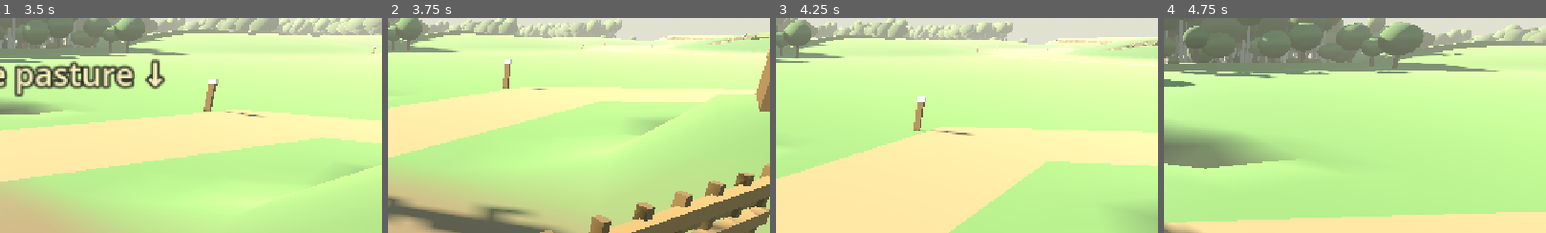
Above: before the commit, frames 1-4 (left to right).
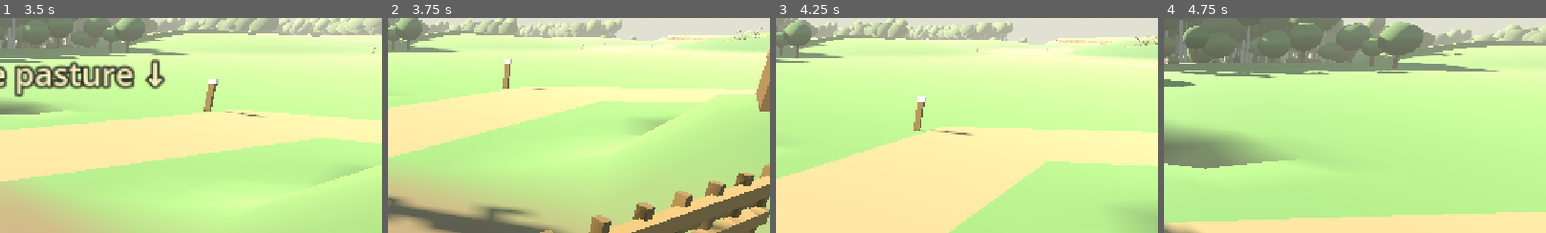
Above: after the commit, the same moments.

Repository: fortins4/devPlayground
Game: Godot game, scene res://scenes/prologue/opening_cattle_drive.tscn
The game is run twice, just before and just after one commit, with the same random seed, the same clock (stepped at 60 frames per second) and the same inputs. This scene is started directly instead of the project's main scene.
Inputs (mouse positions are % of the whole screen's width and height, from its top left):
- Up to frame 1 (3.5 s): tap Enter at 0.5 s; move the mouse to (55, 50) at 0.52 s; hold Right mouse button (attack_heavy) 0.53-1.28 s; hold W (move_forward) from 0.53 s (still down); click (55, 50) at 0.67 s; tap Space (jump) at 0.77, 1.52, 2.75, 3.02 s; move the mouse to (45, 50) at 1.27 s; click (45, 50) at 1.35 s; move the mouse to (52, 48) at 2.02 s; hold H (band_toggle) 2.03-2.78 s; move the mouse to (49, 52) at 2.77 s; tap Ctrl (crouch) at 2.85 s; click (49, 52) at 2.92 s
- Up to frame 2 (3.75 s): keep holding W (move_forward); move the mouse to (57, 51) at 3.52 s; hold Q (cycle_weapon) from 3.53 s (still down)
- Up to frame 3 (4.25 s): keep holding W (move_forward); keep holding Q (cycle_weapon); tap Space (jump) at 3.77 s
- Up to frame 4 (4.75 s): keep holding W (move_forward); move the mouse to (42, 49) at 4.27 s; release Q (cycle_weapon) at 4.28 s; tap E (interact) at 4.35 s; tap Space (jump) at 4.52 s
The pictures show only the part of the screen within x 50-100%, y 24-74%; the shares and areas given below are measured in that part.

Frame 1 is identical in both runs. In frame 2, 0.3% of the frame differs, in the area x 84-100%, y 3-13%; in frame 3, 0.2%; in frame 4, nothing differs.

Commit message:
Opening H7: bogs become small fen hollows; walkable tóchar across the far one
- The two west decorative bog patches shrink to small wet hollows (r 5.6 → 3.0 and 7.2 → 4.4,
  fewer tussocks/rushes); the back-paddock patch keeps its outline, dip, stuck test and the
  bogged-cow beat but reads as fen: sedge-green and wet-mud paint, sedge tussocks, reed stands
  round the wet margin (clear of the cow's spot and her walk out north) and low sallow scrub
  just outside. Bog cotton (raised-bog plant) removed.
- Tóchar: a 14 m plank trackway east–west across the far hollow (x -62..-48, z 160): crosswise
  split planks on two log runners, side pegs, riding just above the pool line and easing onto
  firm ground at each end; one tilted box collider per 0.5 m station so Cian can walk it. The
  woodland keeps the trackway's line through the trees open toward the farm.

Diff:
--- a/scripts/prologue/opening_farm_greybox.gd
+++ b/scripts/prologue/opening_farm_greybox.gd
@@ -40,10 +40,10 @@
 const C_SPRING_WATER := Color(0.35, 0.48, 0.52)  # clear farm spring (cooler than bog)
 const C_REED := Color(0.5, 0.52, 0.28)
 ## Natural bog (back paddock): moss / peat ground paint, standing water, tussocks + rushes.
-const C_BOG_MOSS := Color(0.31, 0.37, 0.16)
-const C_BOG_PEAT := Color(0.23, 0.2, 0.13)
-const C_BOG_POOL := Color(0.05, 0.06, 0.05)
-const C_TUSSOCK := [Color(0.42, 0.45, 0.21), Color(0.33, 0.4, 0.17), Color(0.55, 0.5, 0.3)]
+const C_BOG_MOSS := Color(0.34, 0.41, 0.18)  # H7: fen sedge (was peat-bog moss)
+const C_BOG_PEAT := Color(0.27, 0.25, 0.15)  # wet fen mud
+const C_BOG_POOL := Color(0.07, 0.085, 0.06)
+const C_TUSSOCK := [Color(0.38, 0.46, 0.2), Color(0.31, 0.41, 0.17), Color(0.48, 0.47, 0.26)]  # sedge tussocks
 const C_RUSH := [Color(0.34, 0.44, 0.19), Color(0.48, 0.5, 0.26)]
 const C_DITCH := Color(0.17, 0.2, 0.14)
 const C_BANK := Color(0.3, 0.38, 0.22)
@@ -726,6 +726,7 @@
 	# Decorative west-of-lane bog patches: same organic treatment (shallower dip, no stuck logic).
 	for p in Terrain.deco_bogs():
 		_build_deco_bog_patch(p)
+	_build_tochar()
 
 
 func _build_bog_water() -> void:
@@ -817,13 +818,34 @@
 				var xf := Transform3D(tilt.scaled(Vector3(0.035, h, 0.035)), base + tilt * Vector3(0, h * 0.5, 0))
 				_st_append(tools, C_RUSH[rng.randi() % C_RUSH.size()], blade, xf)
 			placed_r += 1
-	# Bog cotton: small white heads on the drier hummocks.
-	for i in 26:
+	# H7 fen: reed stands (tall, plumed) round the wet margin instead of bog cotton, kept off the
+	# bogged cow's spot and her walk out north to firm ground; low sallow scrub just outside.
+	var reeds := 0
+	for i in 400:
+		if reeds >= 16:
+			break
 		var p := Vector3(Terrain.BOG_CX + rng.randf_range(-ext, ext), 0.0, Terrain.BOG_CZ + rng.randf_range(-ext, ext))
-		if Terrain.bog_mask(p.x, p.z) < 0.5 or _ground_y(p) < Terrain.BOG_WATER_Y + 0.06:
+		var e := Terrain.bog_edge(p.x, p.z)
+		if e < 0.3 or e > 3.0 or _ground_y(p) < Terrain.BOG_WATER_Y + 0.04:
 			continue
-		var xf := Transform3D(Basis().scaled(Vector3.ONE * 0.075), Vector3(p.x, _ground_y(p) + rng.randf_range(0.25, 0.45), p.z))
-		_st_append(tools, C_STAKE_TOP, sphere, xf)
+		if absf(p.x - Terrain.BOG_CX) < 5.0 and p.z < Terrain.BOG_CZ + 2.0:
+			continue  # cow spawn → firm ground → back gap stays open
+		_reed_stand(tools, blade, sphere, _on_ground(p), rng, 1.3, 1.9)
+		reeds += 1
+	var sallow := 0
+	for i in 400:
+		if sallow >= 7:
+			break
+		var p := Vector3(Terrain.BOG_CX + rng.randf_range(-ext, ext), 0.0, Terrain.BOG_CZ + rng.randf_range(-ext, ext))
+		var e := Terrain.bog_edge(p.x, p.z)
+		if e > -0.6 or e < -2.6:
+			continue
+		if absf(p.x - Terrain.BOG_CX) < 6.0 and p.z < Terrain.BOG_CZ:
+			continue
+		var r := rng.randf_range(0.7, 1.1)
+		var g := _on_ground(p)
+		_st_append(tools, Color(0.33, 0.4, 0.26).darkened(rng.randf_range(0.0, 0.1)), sphere, Transform3D(Basis.from_scale(Vector3(r * 1.2, r * 0.9, r)), g + Vector3(0, r * 0.75, 0)))
+		sallow += 1
 	for key in tools:
 		var st: SurfaceTool = tools[key][0]
 		st.generate_normals()
@@ -833,6 +855,101 @@
 		mi.material_override = _mat(tools[key][1])
 		_gen.add_child(mi)
 	print("OPENING_BOG_NATURAL tussocks=%d rush_clumps=%d" % [placed_t, placed_r])
+
+
+## Reed stand (common reed): a tight clump of tall blades with brown plumes.
+func _reed_stand(tools: Dictionary, blade: Mesh, sphere: Mesh, g: Vector3, rng: RandomNumberGenerator, h0: float, h1: float) -> void:
+	var n := rng.randi_range(7, 12)
+	for b in n:
+		var h := rng.randf_range(h0, h1)
+		var off := Vector3(rng.randf_range(-0.3, 0.3), 0.0, rng.randf_range(-0.3, 0.3))
+		var tilt := Basis.from_euler(Vector3(rng.randf_range(-0.12, 0.12), rng.randf() * TAU, rng.randf_range(-0.12, 0.12)))
+		var base := g + off + Vector3(0, -0.05, 0)
+		_st_append(tools, Color(0.5, 0.52, 0.3).darkened(rng.randf_range(0.0, 0.15)), blade, Transform3D(tilt * Basis.from_scale(Vector3(0.025, h, 0.025)), base + tilt * Vector3(0, h * 0.5, 0)))
+		if rng.randf() < 0.6:
+			_st_append(tools, Color(0.45, 0.33, 0.24), sphere, Transform3D(tilt * Basis.from_scale(Vector3(0.05, 0.14, 0.05)), base + tilt * Vector3(0, h + 0.06, 0)))
+
+
+## H7 — tóchar: a plank trackway across the farther fen hollow (west of Bend8), east → west.
+## Split-oak planks laid crosswise on two log runners, pegged at the sides, riding just above the
+## pool line and easing down onto firm ground at each end. Walkable: one tilted box collider per
+## 0.5 m station (planks are visual). A trodden gap through the wood links it toward the farm.
+const TOCHAR_Z := 160.0
+const TOCHAR_X0 := -62.0
+const TOCHAR_X1 := -48.0
+const TOCHAR_W := 1.7
+const C_PLANK := Color(0.4, 0.3, 0.19)
+
+func _tochar_patch() -> Dictionary:
+	for p in Terrain.deco_bogs():
+		if absf(float(p["cx"]) + 55.0) < 0.1:
+			return p
+	return {}
+
+
+func _tochar_top(x: float) -> float:
+	## Deck top at x: above the ground and the pool surface, easing to ground level at the ends.
+	var p := _tochar_patch()
+	var g := _ground_y(Vector3(x, 0, TOCHAR_Z))
+	var top := g + 0.16
+	if not p.is_empty():
+		var dep := Terrain.deco_bog_depth_one(p, x, TOCHAR_Z)
+		var water := g + dep - float(p["water_rel"])
+		top = maxf(g, water) + 0.16
+	var to_end := minf(x - TOCHAR_X0, TOCHAR_X1 - x)
+	if to_end < 1.5:
+		top = lerpf(g + 0.02, top, clampf(to_end / 1.5, 0.0, 1.0))
+	return top
+
+
+func _build_tochar() -> void:
+	var root := Node3D.new()
+	root.name = "Tochar"
+	_gen.add_child(root)
+	var step := 0.5
+	var n := int(round((TOCHAR_X1 - TOCHAR_X0) / step))
+	# Smoothed deck heights at stations.
+	var tops: Array[float] = []
+	for i in n + 1:
+		tops.append(_tochar_top(TOCHAR_X0 + float(i) * step))
+	for pass_i in 2:
+		var sm := tops.duplicate()
+		for i in range(1, n):
+			sm[i] = maxf(tops[i], (tops[i - 1] + tops[i] * 2.0 + tops[i + 1]) * 0.25)
+		tops = sm
+	var rng := RandomNumberGenerator.new()
+	rng.seed = 3313
+	for i in n:
+		var xa := TOCHAR_X0 + float(i) * step
+		var xb := xa + step
+		var ya: float = tops[i]
+		var yb: float = tops[i + 1]
+		var mid := Vector3((xa + xb) * 0.5, (ya + yb) * 0.5, TOCHAR_Z)
+		var pitch := atan2(yb - ya, step)
+		var len3 := sqrt(step * step + (yb - ya) * (yb - ya))
+		var body := StaticBody3D.new()
+		body.collision_layer = 1
+		body.collision_mask = 0
+		body.position = mid
+		body.rotation.z = pitch
+		root.add_child(body)
+		var cs := CollisionShape3D.new()
+		var bs := BoxShape3D.new()
+		bs.size = Vector3(len3 + 0.02, 0.1, TOCHAR_W)
+		cs.shape = bs
+		cs.position = Vector3(0, -0.05, 0)
+		body.add_child(cs)
+		# Two crosswise planks per station on the runners.
+		for k in 2:
+			var lx := (float(k) - 0.5) * step * 0.5
+			var pl := _mesh_box(body, Vector3(lx, -0.03, rng.randf_range(-0.06, 0.06)), Vector3(0.22, 0.06, TOCHAR_W + rng.randf_range(-0.15, 0.1)), C_PLANK.darkened(rng.randf_range(0.0, 0.18)))
+			pl.rotation.y = rng.randf_range(-0.05, 0.05)
+		for side in [-1.0, 1.0]:
+			_mesh_box(body, Vector3(0, -0.11, side * (TOCHAR_W * 0.5 - 0.25)), Vector3(len3 + 0.04, 0.1, 0.14), C_TRUNK.darkened(0.2))
+		if i % 3 == 0:
+			for side in [-1.0, 1.0]:
+				_mesh_cyl(root, Vector3(mid.x, mid.y - 0.02, TOCHAR_Z + side * (TOCHAR_W * 0.5 + 0.06)), 0.035, 0.045, 0.34, C_TRUNK.darkened(0.1))
+	print("OPENING_TOCHAR x=%.1f..%.1f z=%.1f stations=%d" % [TOCHAR_X0, TOCHAR_X1, TOCHAR_Z, n])
 
 
 func _st_append(tools: Dictionary, col: Color, mesh: Mesh, xf: Transform3D) -> void:
@@ -919,8 +1036,8 @@
 	var cx := float(p["cx"])
 	var cz := float(p["cz"])
 	var water_rel := float(p["water_rel"])
-	var want_t := 18
-	var want_r := 10
+	var want_t := 10
+	var want_r := 6
 	var placed_t := 0
 	var placed_r := 0
 	var tries := 0
@@ -929,6 +1046,8 @@
 		var pos := Vector3(cx + rng.randf_range(-ext, ext), 0.0, cz + rng.randf_range(-ext, ext))
 		var msk := Terrain.deco_bog_mask_one(p, pos.x, pos.z)
 		if msk < 0.08:
+			continue
+		if p.has("tochar_z") and absf(pos.z - float(p["tochar_z"])) < 1.4:
 			continue
 		var gy := _ground_y(pos)
 		var depth := Terrain.deco_bog_depth_one(p, pos.x, pos.z)
@@ -956,16 +1075,16 @@
 				var xf := Transform3D(tilt.scaled(Vector3(0.03, hh, 0.03)), base + tilt * Vector3(0, hh * 0.5, 0))
 				_st_append(tools, C_RUSH[rng.randi() % C_RUSH.size()], blade, xf)
 			placed_r += 1
-	# Bog cotton on the drier hummocks.
-	for i in 8:
+	# H7: a few reed stands at the hollow's wet edge (no bog cotton — fen, not raised bog).
+	for i in 10:
 		var pos := Vector3(cx + rng.randf_range(-ext, ext), 0.0, cz + rng.randf_range(-ext, ext))
-		if Terrain.deco_bog_mask_one(p, pos.x, pos.z) < 0.45:
+		if Terrain.deco_bog_mask_one(p, pos.x, pos.z) < 0.35:
 			continue
 		if Terrain.deco_bog_depth_one(p, pos.x, pos.z) > water_rel - 0.04:
 			continue
-		var xf := Transform3D(Basis().scaled(Vector3.ONE * 0.07),
-			Vector3(pos.x, _ground_y(pos) + rng.randf_range(0.2, 0.4), pos.z))
-		_st_append(tools, C_STAKE_TOP, sphere, xf)
+		if p.has("tochar_z") and absf(pos.z - float(p["tochar_z"])) < 1.6:
+			continue  # keep the trackway clear
+		_reed_stand(tools, blade, sphere, _on_ground(pos), rng, 1.1, 1.6)
 	for key in tools:
 		var st: SurfaceTool = tools[key][0]
 		st.generate_normals()
@@ -1130,6 +1249,8 @@
 				continue
 			if p.distance_to(Vector3(-78, 0, 42)) < 24.0:
 				continue  # neighbours' ráth keeps its cleared ground
+			if absf(p.z - 160.0) < 3.5 and p.x > -70.0 and p.x < -30.0:
+				continue  # H7: the tóchar's line through the wood stays open
 			var near_wet := false
 			for w in wet:
 				var dw := Vector2(p.x, p.z).distance_to(w)
--- a/scripts/prologue/opening_terrain.gd
+++ b/scripts/prologue/opening_terrain.gd
@@ -72,15 +72,15 @@
 ## Keys: cx, cz, r, extent, blend, feather, dip, hummock, ease, seed, phase, water_rel (pool
 ## surface this far below the undipped ground — only hollows deeper than it flood).
 const DECO_BOGS: Array = [
-	{  # nearer patch, west of Bend5 (was 14×10 square at (-10, 100))
-		"cx": -14.0, "cz": 102.0, "r": 5.6, "extent": 9.0,
-		"blend": 1.6, "feather": 0.5, "dip": 0.30, "hummock": 0.14, "ease": 2.5,
+	{  # nearer patch, west of Bend5 — H7: a small wet hollow (was a 5.6 m-radius bog patch)
+		"cx": -14.0, "cz": 102.0, "r": 3.0, "extent": 5.2,
+		"blend": 1.0, "feather": 0.5, "dip": 0.30, "hummock": 0.12, "ease": 1.5,
 		"seed": 5521, "phase": 1.3, "water_rel": 0.33,
 	},
-	{  # farther patch, west of Bend8 (was 18×14 square at (-55, 160))
-		"cx": -55.0, "cz": 160.0, "r": 7.2, "extent": 11.5,
-		"blend": 1.8, "feather": 0.55, "dip": 0.32, "hummock": 0.14, "ease": 2.7,
-		"seed": 7733, "phase": 4.1, "water_rel": 0.38,
+	{  # farther patch, west of Bend8 — H7: a small fen hollow with the tóchar across it
+		"cx": -55.0, "cz": 160.0, "r": 4.4, "extent": 7.2,
+		"blend": 1.2, "feather": 0.55, "dip": 0.38, "hummock": 0.12, "ease": 1.8,
+		"seed": 7733, "phase": 4.1, "water_rel": 0.38, "tochar_z": 160.0,
 	},
 ]
 
